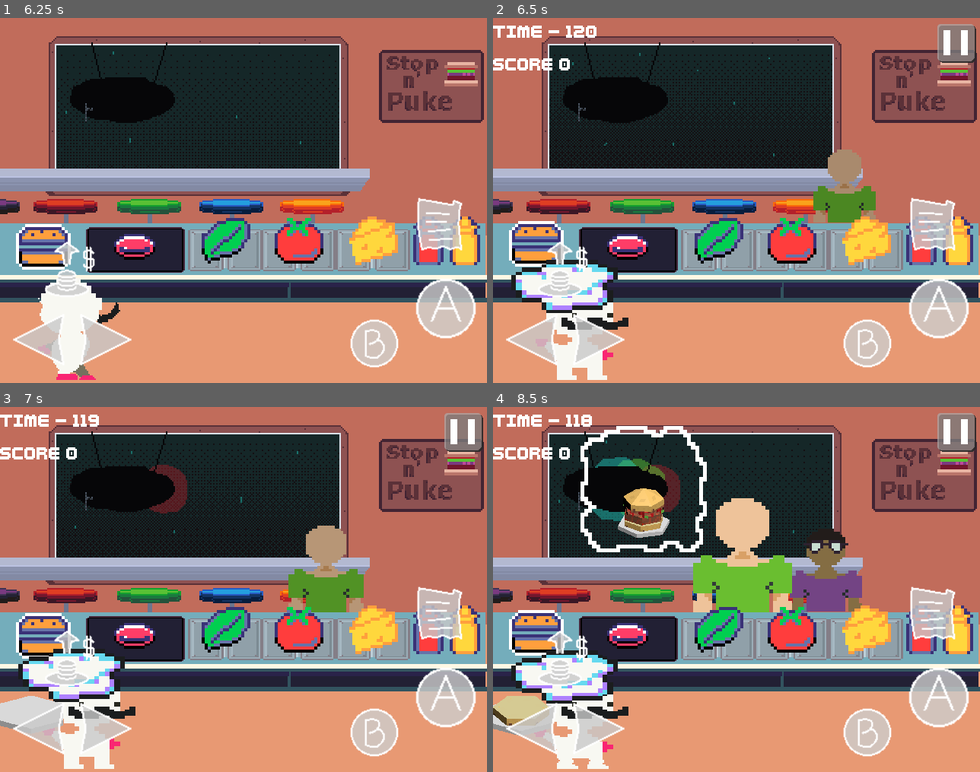
Above: before the commit, frames 1-4 (two rows, left to right).
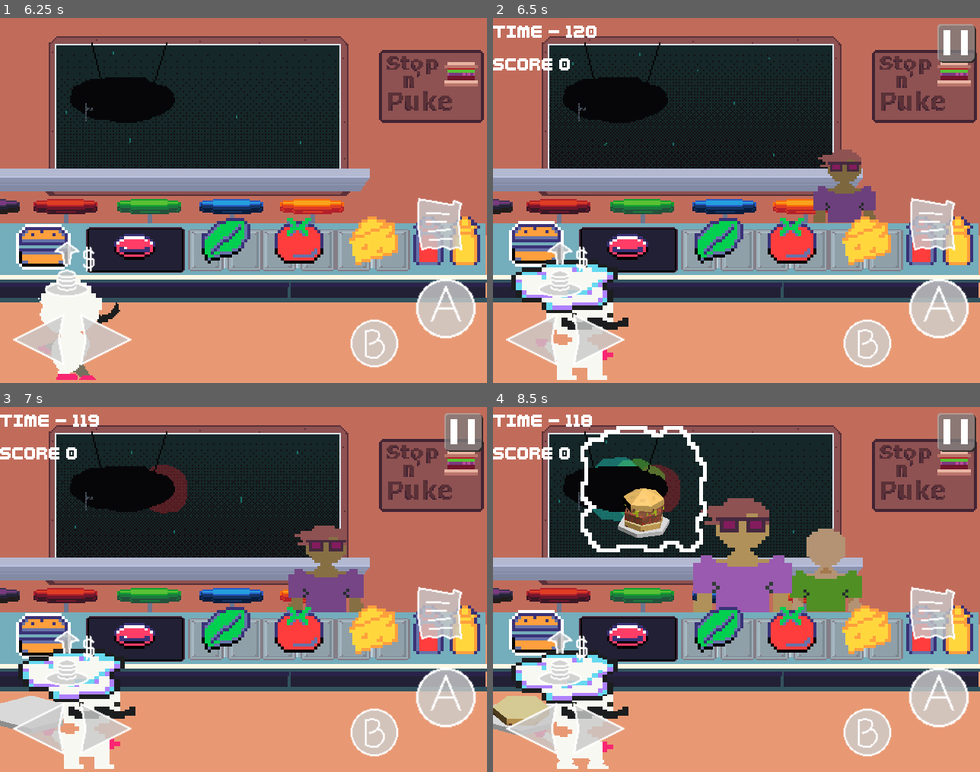
Above: after the commit, the same moments.

Repository: LettucePie/burgert
Game: Godot game, scene res://scenes/play.tscn
Same seed, same stepped clock (60 frames per second), same inputs: the game is played once before the commit and once after it. Sound files missing from this copy of the repository are replaced by a short silence.
Inputs (mouse positions are in pixels of both pictures, inside the frame that each line leads up to):
- Up to frame 1 (6.25 s): tap Enter (menu) at 0.5 s; move the mouse to (350, 182) at 0.52 s; hold Right (right) 0.53-1.25 s; tap Z (confirm) every 1.5 s from 0.6 to 5.1 s; click (350, 182) at 0.67 s; tap Space at 0.77, 3.77 s; drag from (146, 218) to (219, 273) at 1.27 s; move the mouse to (292, 120) at 2.02 s; hold Right (right) 2.03-2.75 s; drag from (219, 273) to (97, 145) at 2.77 s; move the mouse to (389, 255) at 3.52 s; hold Left (left) 3.53-4.25 s; drag from (97, 145) to (170, 109) at 4.27 s; move the mouse to (267, 200) at 5.02 s; hold Down (down) 5.03-5.75 s; click (267, 200) at 5.17 s; drag from (170, 109) to (146, 218) at 5.77 s
- Up to frame 2 (6.5 s): no input
- Up to frame 3 (7 s): move the mouse to (350, 571) at 6.52 s; hold Up (up) from 6.53 s (still down); tap Z (confirm) at 6.6 s; tap Space at 6.77 s
- Up to frame 4 (8.5 s): release Up (up) at 7.25 s; drag from (639, 607) to (712, 662) at 7.27 s; move the mouse to (785, 509) at 8.02 s; hold Down (down) from 8.03 s (still down); tap Z (confirm) at 8.1 s

Frame 1 is identical in both runs. In frame 2, 1.7% of the frame differs, in the area x 65-79%, y 36-57%; in frame 3, 2.5%; in frame 4, 6.5%, in the area x 26-76%, y 25-57%.

Commit message:
fixed improper midnight timeslot detection

Diff:
--- a/classes/Schedule.gd
+++ b/classes/Schedule.gd
@@ -68,7 +68,8 @@
 		and (ts.weekday_b == w and t < ts.time_b):
 			result = true
 		elif midnight:
-			if (t >= ts.time_a or t < ts.time_b) \
-			and (w == ts.weekday_a or w == ts.weekday_b):
+			if (w == ts.weekday_a and t >= ts.time_a) \
+			or (w == ts.weekday_b and t < ts.time_b):
 				result = true
+				print("Within Range: Midnight TimeSlot")
 	return result
--- a/scenes/game/kitchen.gd
+++ b/scenes/game/kitchen.gd
@@ -115,6 +115,7 @@
 	## Filter through for eligible special customers
 	var eligible_pool : Array[Customer] = []
 	var time = Time.get_datetime_dict_from_system(false)
+	print("Kitchen DateTime: ", time.weekday, " : ", time.hour)
 	for c in customers:
 		if c.schedule.within_range(time.weekday, time.hour) \
 		and !normy_customers.has(c):
